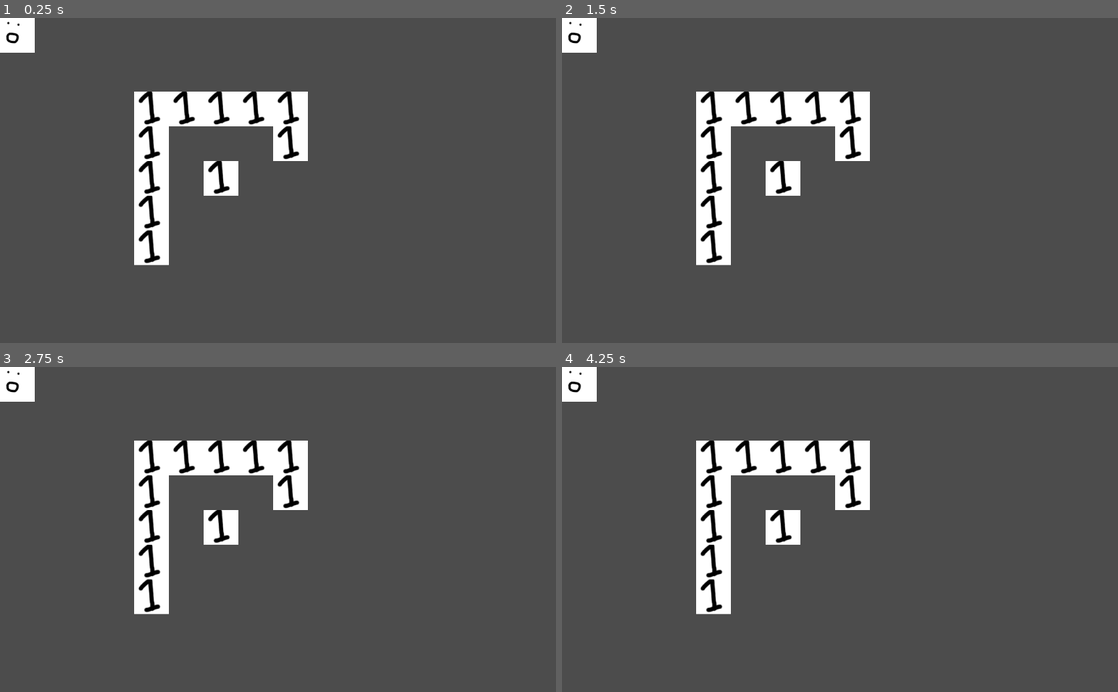
Above: before the commit, frames 1-4 (two rows, left to right).
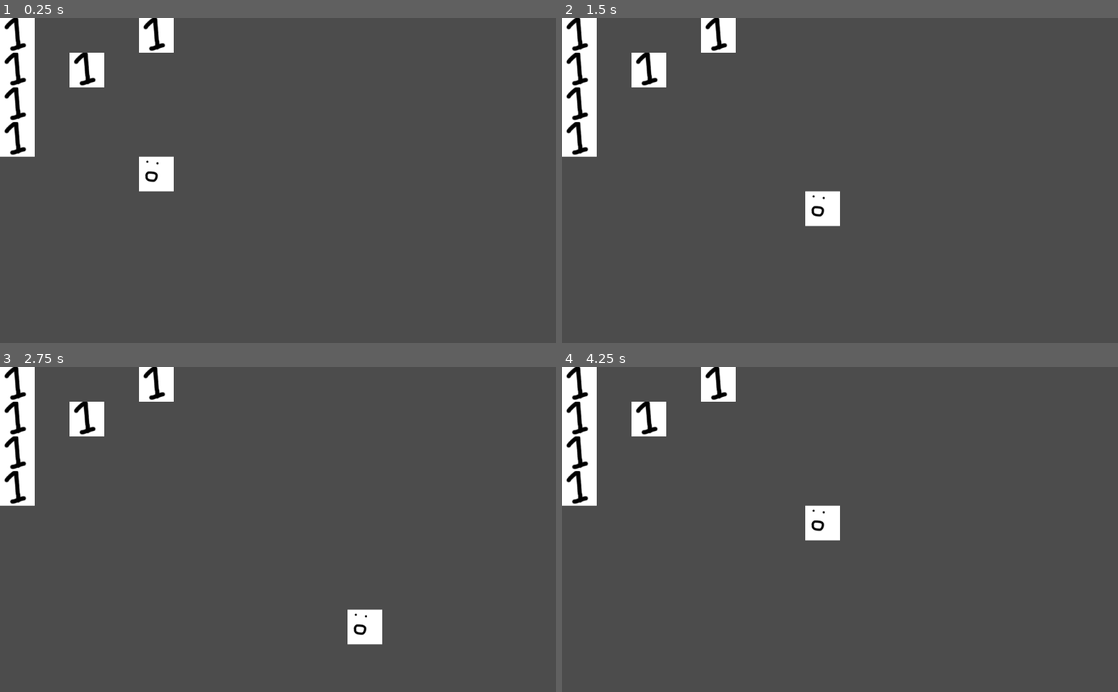
Above: after the commit, the same moments.

Repository: johnfn/LD50
Game: Godot game, scene res://MainScene.tscn
The game is run twice, just before and just after one commit, with the same random seed, the same clock (stepped at 60 frames per second) and the same inputs.
Inputs:
- Up to frame 1 (0.25 s): no input
- Up to frame 2 (1.5 s): tap Enter at 0.5 s; hold Right (ui_right) 0.53-1.28 s; hold Down (ui_down) from 1.28 s (still down)
- Up to frame 3 (2.75 s): release Down (ui_down) at 2.03 s; hold Right (ui_right) from 2.03 s (still down)
- Up to frame 4 (4.25 s): release Right (ui_right) at 2.78 s; hold Up (ui_up) 2.78-3.53 s; hold Left (ui_left) from 3.53 s (still down)

The runs differ from the first frame. In frame 1, 10% of the frame differs, in the area x 0-56%, y 0-77%; in frame 2, 11%; in frame 3, 11%, in the area x 0-69%, y 0-86%; in frame 4, 11%.

Commit message:
some basic movement stuff

Diff:
--- a/MainScene.tscn
+++ b/MainScene.tscn
@@ -6,6 +6,6 @@
 [node name="Root" type="Node2D"]
 
 [node name="Player" parent="." instance=ExtResource( 1 )]
+position = Vector2( 256, 256 )
 
 [node name="TestTilemap" parent="." instance=ExtResource( 2 )]
-position = Vector2( 247, 200 )
--- a/Player.tscn
+++ b/Player.tscn
@@ -1,10 +1,22 @@
-[gd_scene load_steps=2 format=2]
+[gd_scene load_steps=4 format=2]
 
 [ext_resource path="res://Assets/Player.png" type="Texture" id=1]
+[ext_resource path="res://scripts/player.gd" type="Script" id=2]
 
-[node name="Player" type="Node2D"]
+[sub_resource type="RectangleShape2D" id=1]
+extents = Vector2( 28, 28 )
 
-[node name="Player" type="Sprite" parent="."]
+[node name="Player" type="KinematicBody2D"]
+script = ExtResource( 2 )
+
+[node name="Sprite" type="Sprite" parent="."]
 scale = Vector2( 0.5, 0.5 )
 texture = ExtResource( 1 )
 centered = false
+__meta__ = {
+"_edit_bone_": true
+}
+
+[node name="Shape" type="CollisionShape2D" parent="."]
+position = Vector2( 32, 32 )
+shape = SubResource( 1 )
--- /dev/null
+++ b/scripts/player.gd
@@ -0,0 +1,43 @@
+extends KinematicBody2D
+
+var size = 64
+var tick = 0
+
+var ticks_to_move = 0.25
+
+func round_position():
+  position.x = round(position.x / size) * size
+  position.y = round(position.y / size) * size
+
+func _ready():
+  round_position()
+
+func _process(delta):
+  var dist = Vector2.ZERO
+
+  tick += delta
+
+  if Input.is_action_pressed("ui_left") and dist == Vector2.ZERO:
+    dist.x -= size
+
+  if Input.is_action_pressed("ui_right") and dist == Vector2.ZERO:
+    dist.x += size
+
+  if Input.is_action_pressed("ui_up") and dist == Vector2.ZERO:
+    dist.y -= size
+
+  if Input.is_action_pressed("ui_down") and dist == Vector2.ZERO:
+    dist.y += size
+
+  var can_move = tick >= ticks_to_move
+
+  if can_move and dist != Vector2.ZERO:
+    move_and_collide(dist)
+    round_position()
+    tick = 0.0
+
+  print(position)
+
+  for i in get_slide_count():
+      var collision = get_slide_collision(i)
+      print(collision)
Not shown, changed: assets/testtilemap.tmx
Not shown, added: assets/.DS_Store
